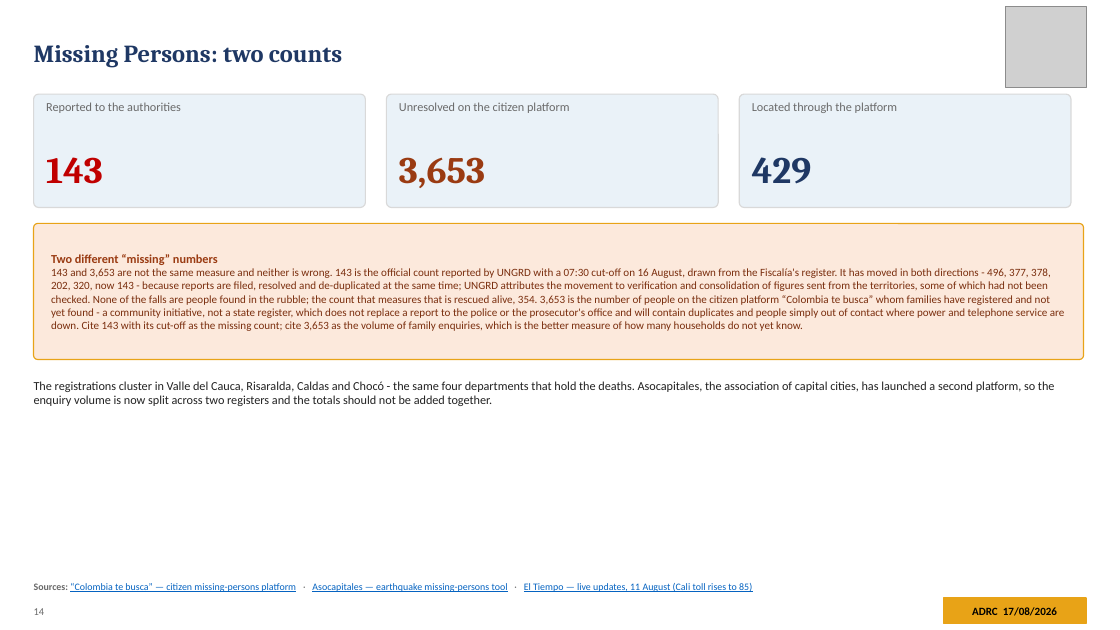
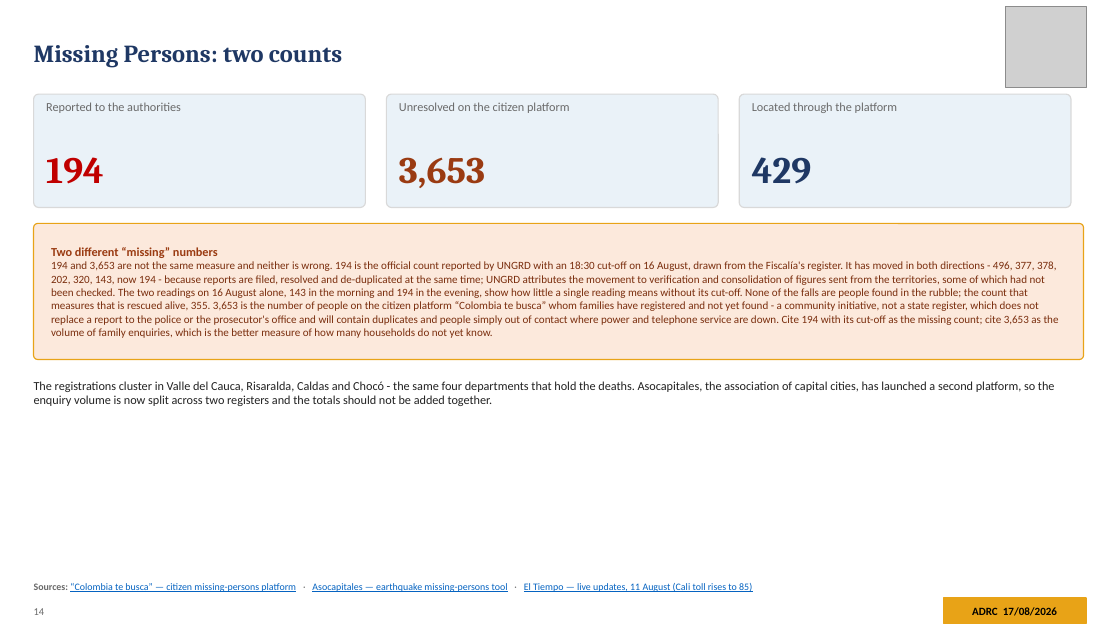
Before and after one commit to kochobi-max/whatsmap, a slide deck: slide 14 of reports/colombia_eq_20260810/output/ADRC_EQ_COL_Choco_20260810_EN.pptx. Drawn at 1120x630 pixels with LibreOffice and Linux fonts; fonts in the diff are those of the drawing; grey boxes stand for pictures. Boxes give left, top, right and bottom in pixels: in the first picture for what was removed or moved away, otherwise in the second. Text is boxed around its words. In the diff, an @@ line names an element or a change of style, - is before the commit and + after.

```diff
--- a/reports/colombia_eq_20260810/output/ADRC_EQ_COL_Choco_20260810_EN.pptx
+++ b/reports/colombia_eq_20260810/output/ADRC_EQ_COL_Choco_20260810_EN.pptx
@@ text at (46, 157, 104, 184): text changed @@
-143
+194
@@ text at (51, 247, 1059, 338): text changed @@
-Two different “missing” numbers
-143 and 3,653 are not the same measure and neither is wrong. 143 is the official count reported by UNGRD with a 07:30 cut-off on 16 August, drawn from the Fiscalía's register. It has moved in both directions - 496, 377, 378, 202, 320, now 143 - because reports are filed, resolved and de-duplicated at the same time; UNGRD attributes the movement to verification and consolidation of figures sent from the territories, some of which had not been checked. None of the falls are people found in the rubble; the count that measures that is rescued alive, 354. 3,653 is the number of people on the citizen platform “Colombia te busca” whom families have registered and not yet found - a community initiative, not a state register, which does not replace a report to the police or the prosecutor's office and will contain duplicates and people simply out of contact where power and telephone service are down. Cite 143 with its cut-off as the missing count; cite 3,653 as the volume of family enquiries, which is the better measure of how many households do not yet know.
+Two different “missing” numbers
+194 and 3,653 are not the same measure and neither is wrong. 194 is the official count reported by UNGRD with an 18:30 cut-off on 16 August, drawn from the Fiscalía's register. It has moved in both directions - 496, 377, 378, 202, 320, 143, now 194 - because reports are filed, resolved and de-duplicated at the same time; UNGRD attributes the movement to verification and consolidation of figures sent from the territories, some of which had not been checked. The two readings on 16 August alone, 143 in the morning and 194 in the evening, show how little a single reading means without its cut-off. None of the falls are people found in the rubble; the count that measures that is rescued alive, 355. 3,653 is the number of people on the citizen platform “Colombia te busca” whom families have registered and not yet found - a community initiative, not a state register, which does not replace a report to the police or the prosecutor's office and will contain duplicates and people simply out of contact where power and telephone service are down. Cite 194 with its cut-off as the missing count; cite 3,653 as the volume of family enquiries, which is the better measure of how many households do not yet know.
```
Also in this commit, not shown: 11 other slides changed, 8 other files.
